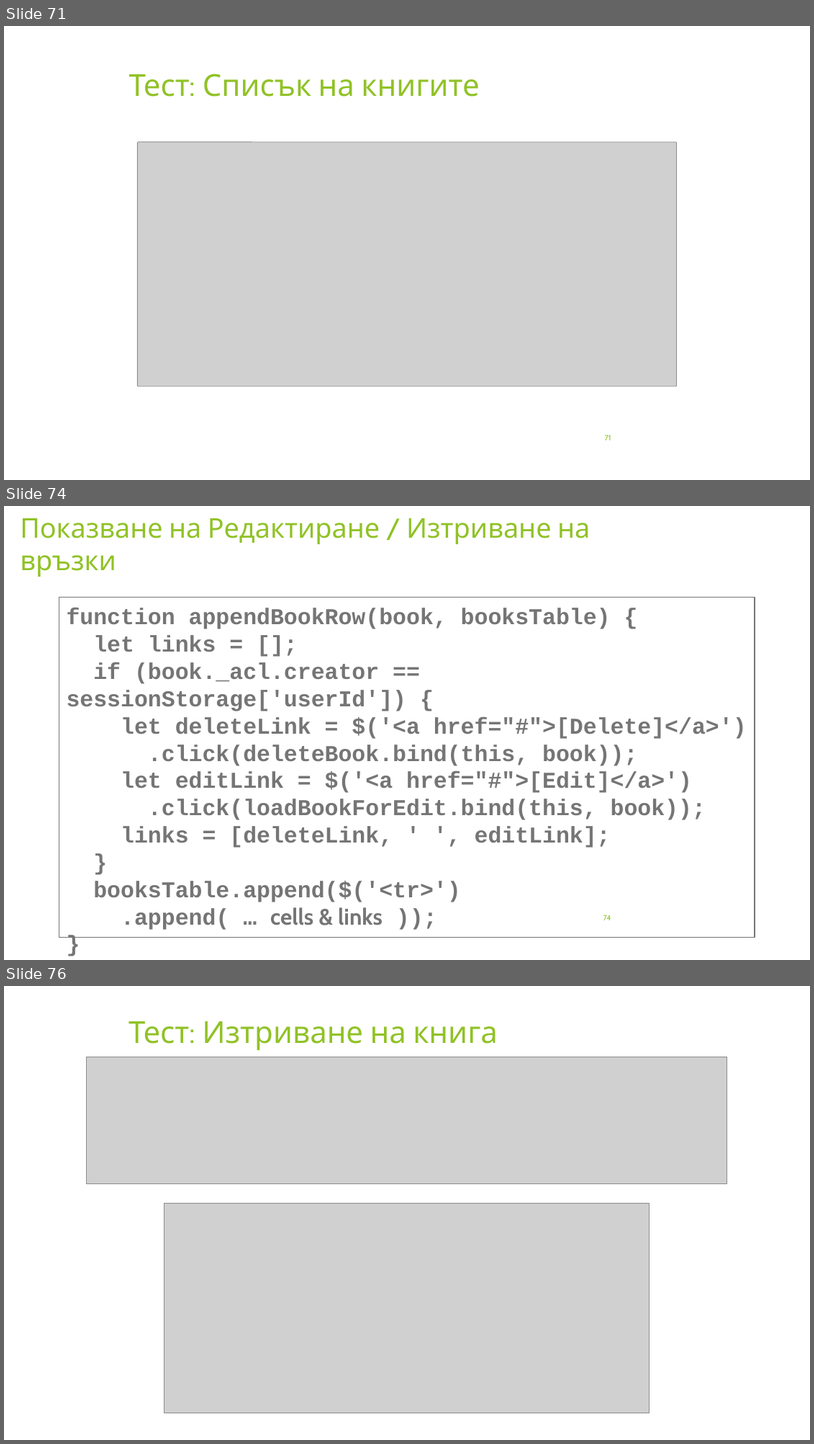
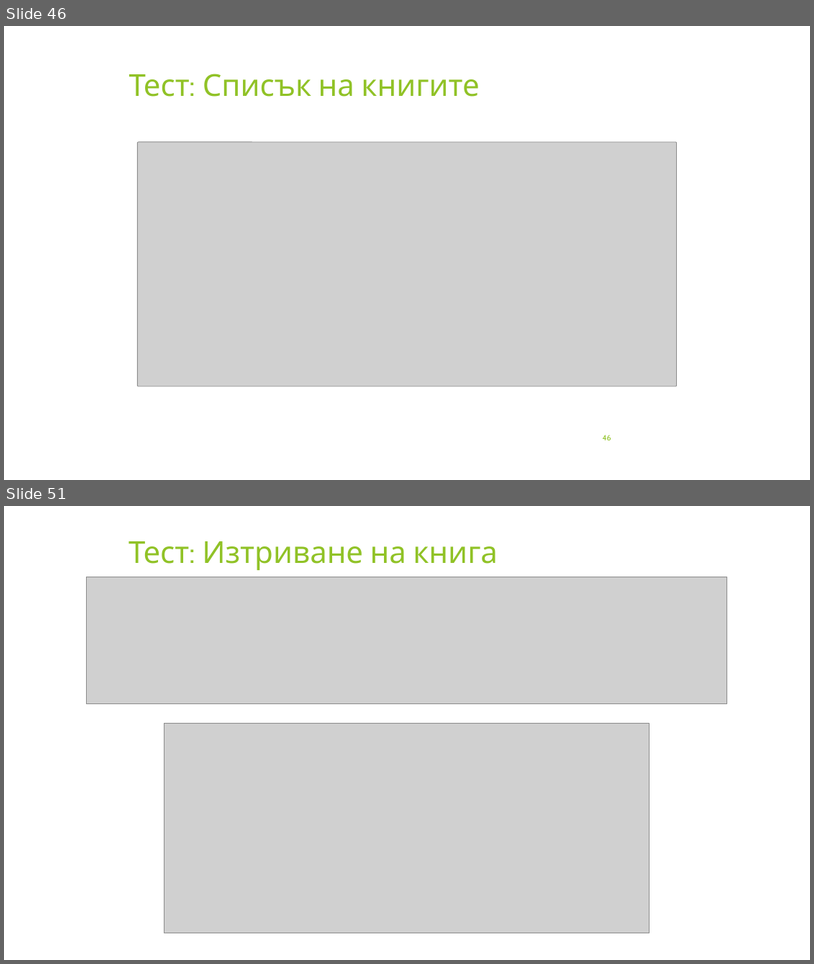
Before and after one commit to profjordanov/hybrid-app-development, a slide deck: 03. Async JS/tasks.pptx. Shown one above the other, each under a label of ours: slides 71, 74 and 76 before the commit, slides 46 and 51 after it; the slides between them are not shown. The pictures are 814x1444 and 814x964 pixels, drawn with LibreOffice and Linux fonts; fonts in the diff are those of the drawing; grey boxes stand for pictures. Boxes give left, top, right and bottom in pixels: in the first picture for what was removed or moved away, otherwise in the second. Text is boxed around its words. In the diff, an @@ line names an element or a change of style, - is before the commit and + after.

```diff
--- a/03. Async JS/tasks.pptx
+++ b/03. Async JS/tasks.pptx
@@ slide 74 removed at [4,506,810,960], background #FFFFFF @@
@@ title removed at [20,518,590,577] @@
-Показване на Редактиране / Изтриване на връзки
@@ rectangle removed at [59,597,755,937] @@
-function appendBookRow(book, booksTable) {
-let links = [];
-if (book._acl.creator == sessionStorage['userId']) {
-let deleteLink = $('<a href="#">[Delete]</a>')
-.click(deleteBook.bind(this, book));
-let editLink = $('<a href="#">[Edit]</a>')
-.click(loadBookForEdit.bind(this, book));
-links = [deleteLink, ' ', editLink];
-}
-booksTable.append($('<tr>')
-.append( … cells & links ));
-}
@@ page number removed at [604,914,612,920] @@
-74
@@ what was slide 71 is now slide 46 @@
@@ page number at [603,434,612,440]: text changed @@
-71
+46
@@ what was slide 76 is now slide 51 @@
```
Also in this commit, not shown: 11 slides changed, 7 slides added, 19 other slides removed, 10 other files.
